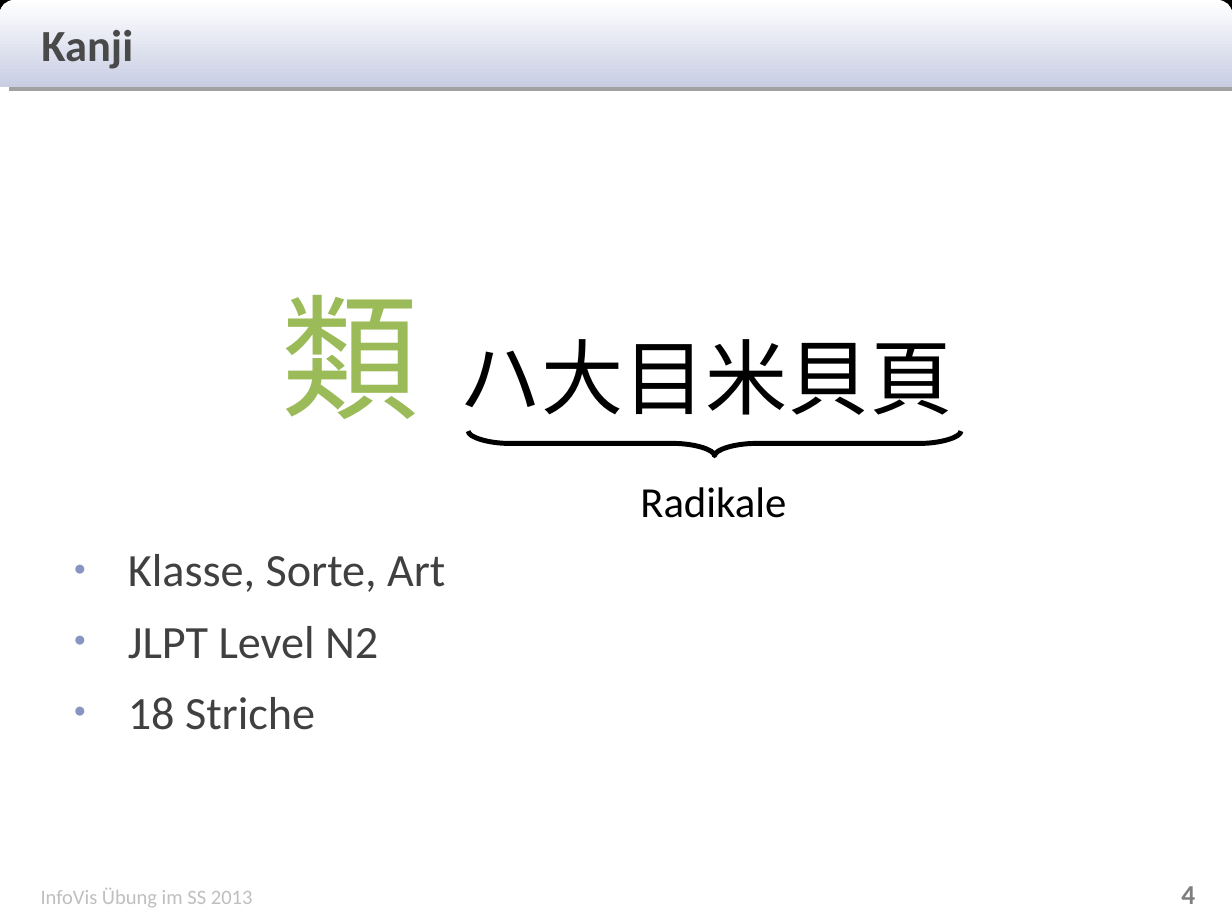
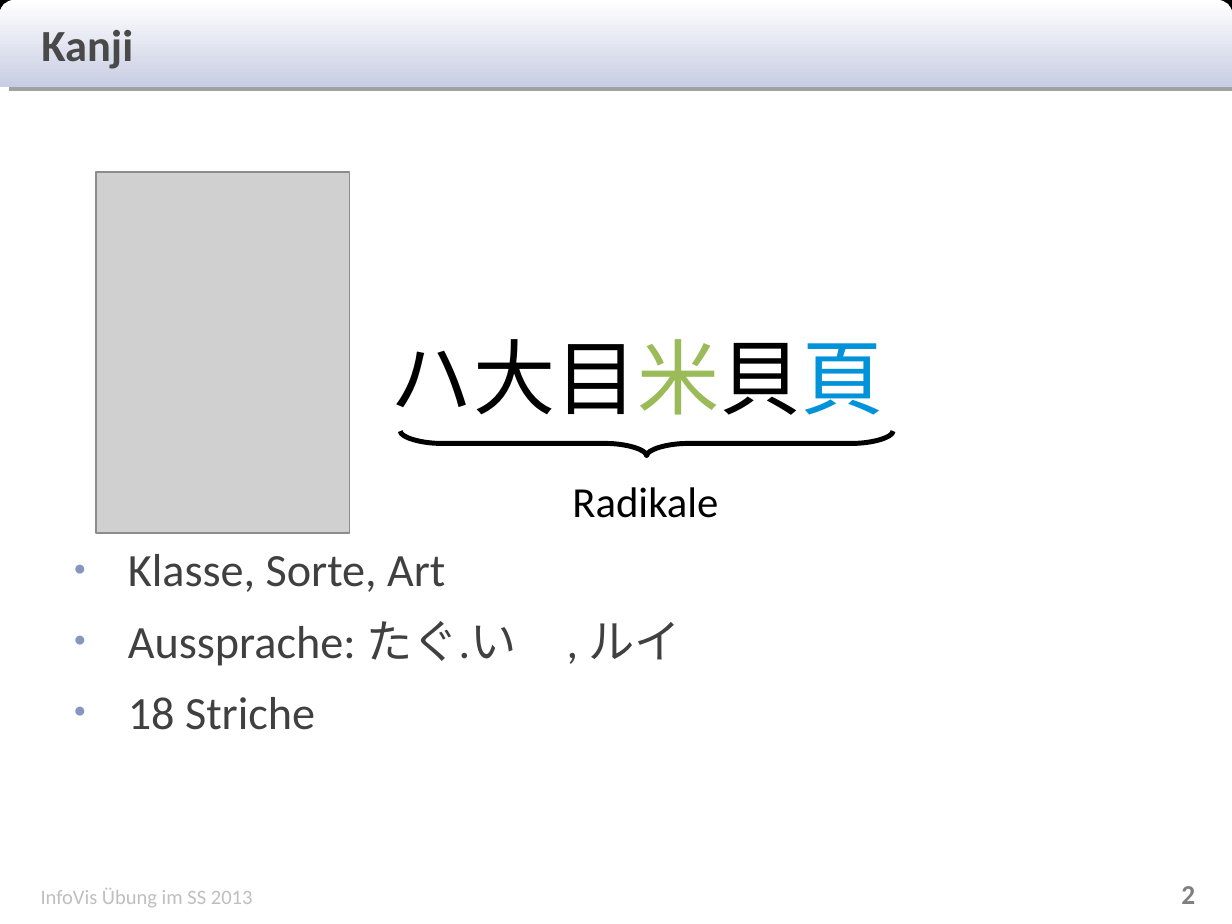
Before and after one commit to Rajikarubijua/bushumappu, a slide deck: slide 2 of presentation/abschlusspräsentation.odp (slide 4 before the commit). Drawn at 1232x924 pixels with LibreOffice and Linux fonts; fonts in the diff are those of the drawing; grey boxes stand for pictures. Boxes give left, top, right and bottom in pixels: in the first picture for what was removed or moved away, otherwise in the second. Text is boxed around its words. In the diff, an @@ line names an element or a change of style, - is before the commit and + after.

```diff
--- a/presentation/abschlusspräsentation.odp
+++ b/presentation/abschlusspräsentation.odp
@@ picture added at <box>96,172,350,533</box> @@
@@ text at <box>391,339,884,415</box>: text changed @@
-類 ハ大目米貝頁
+ハ大目米貝頁
@@ freeform shape: place and size @@
-freeform shape at <box>468,431,961,456</box>
+freeform shape at <box>400,431,893,456</box>
@@ text "Radikale": place and size @@
-text "Radikale" at <box>640,487,786,518</box>
+text "Radikale" at <box>572,487,718,518</box>
@@ text at <box>128,621,680,666</box>: text changed @@
-● JLPT Level N2
+● Aussprache: たぐ.い , ルイ
@@ page number at <box>1181,886,1195,904</box>: text changed @@
-4
+2
```
Also in this commit, not shown: 3 other slides changed, 1 slide added, 2 slides removed, 1 other file.
